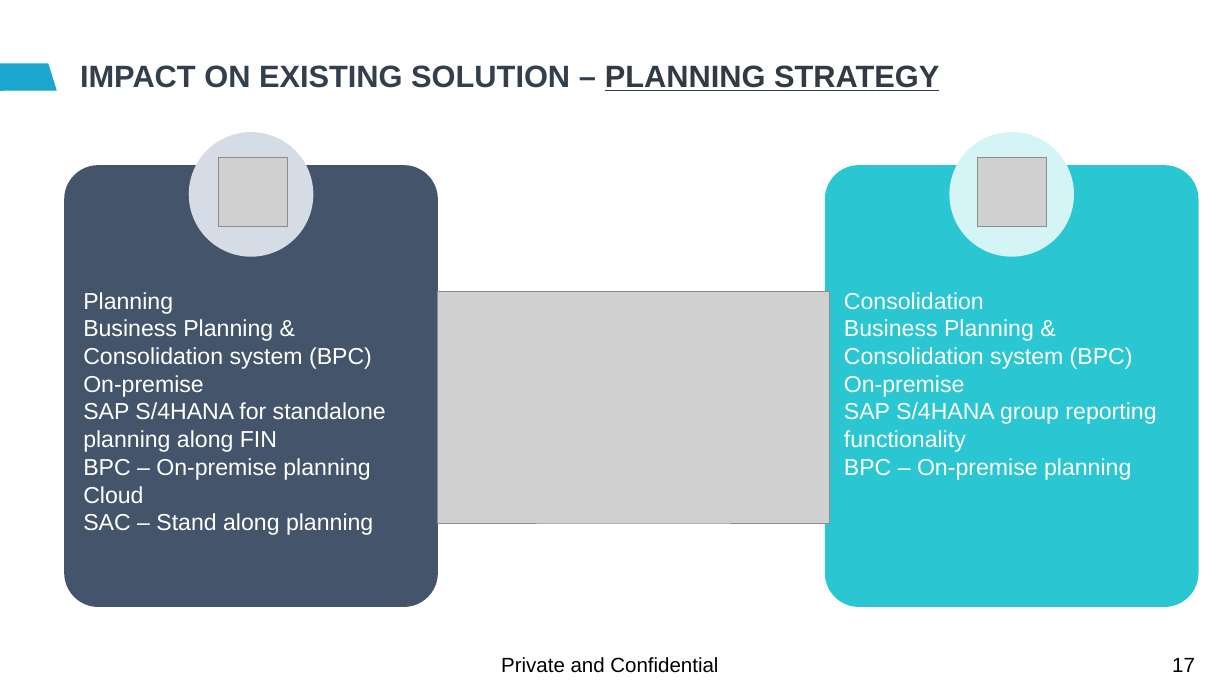
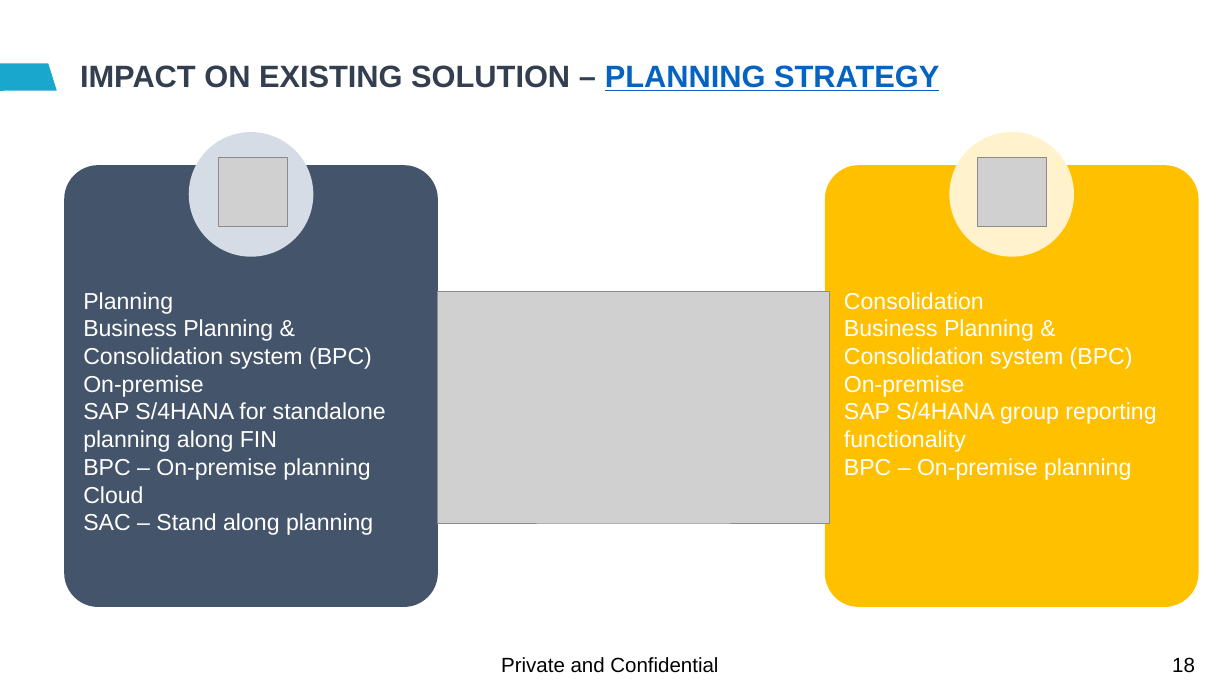
Before and after one commit to soyuztechnologies/EY_SAC_Feb2022, a slide deck: slide 18 of day 1/SAC_Training Day 1.pptx (slide 17 before the commit). Drawn at 1232x693 pixels with LibreOffice and Linux fonts; fonts in the diff are those of the drawing; grey boxes stand for pictures; background and template pictures are left out. Boxes give left, top, right and bottom in pixels: in the first picture for what was removed or moved away, otherwise in the second. Text is boxed around its words. In the diff, an @@ line names an element or a change of style, - is before the commit and + after.

```diff
--- a/day 1/SAC_Training Day 1.pptx
+++ b/day 1/SAC_Training Day 1.pptx
@@ title "IMPACT ON EXISTING SOLUTION – ..." at <box>80,65,939,91</box>: text colour #333A45 to #0563C1 in "PLANNING STRATEGY" @@
@@ ellipse at <box>950,132,1075,257</box>: fill #D4F4F6 to #FFF2CC @@
@@ rounded rectangle "Consolidation" at <box>825,165,1199,607</box>: fill #2AC6D1 to #FFC000 @@
@@ page number at <box>1172,657,1195,673</box>: text changed @@
-17
+18
```
Also in this commit, not shown: 20 other slides changed, 1 slide added, 2 other files.
